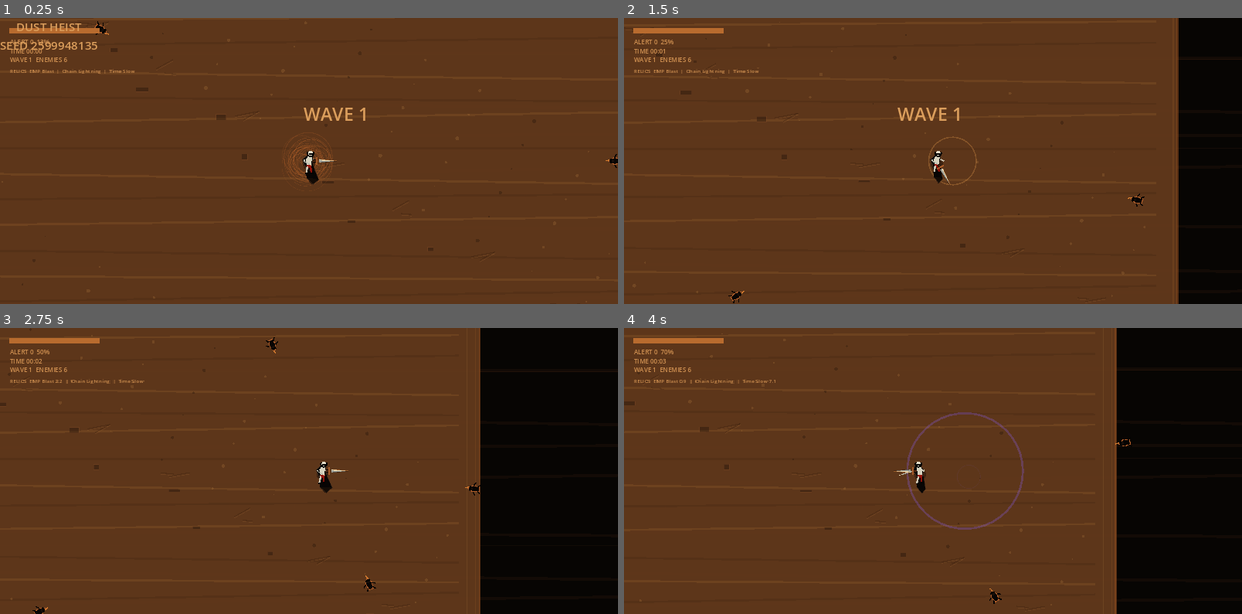
Above: before the commit, frames 1-4 (two rows, left to right).
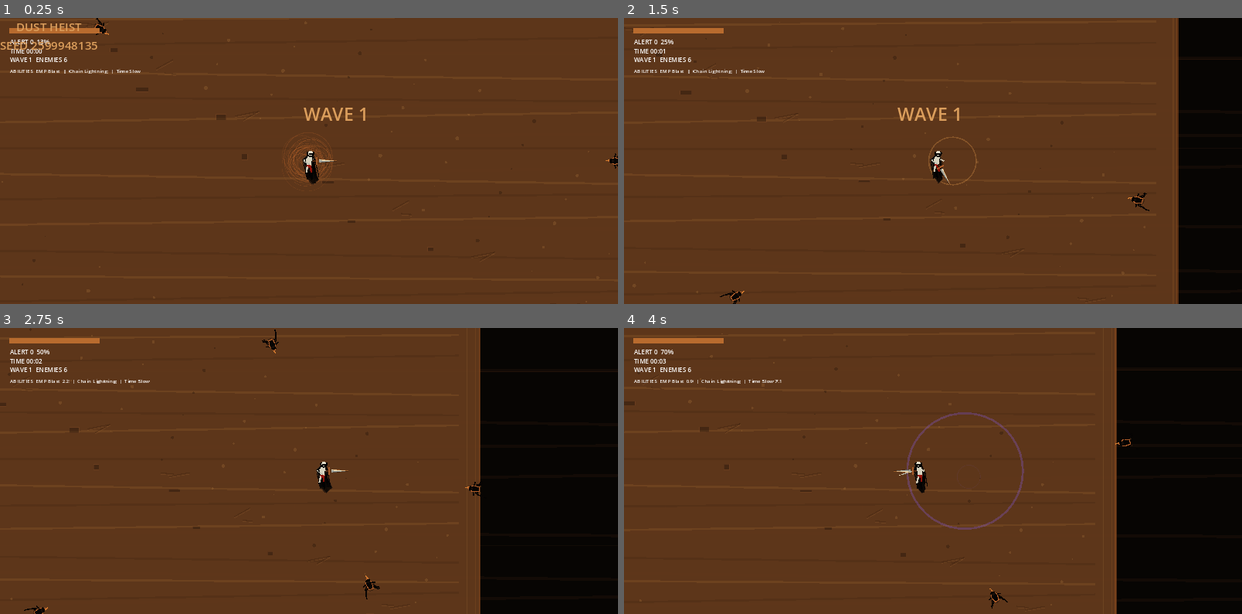
Above: after the commit, the same moments.

Repository: aimbotic/NeonHeist
Game: Godot game, scene res://scenes/Main.tscn
Same seed, same stepped clock (60 frames per second), same inputs: the game is played once before the commit and once after it.
Inputs (mouse positions are in pixels of both pictures, inside the frame that each line leads up to):
- Up to frame 1 (0.25 s): no input
- Up to frame 2 (1.5 s): tap Enter at 0.5 s; move the mouse to (1068, 146) at 0.52 s; hold Right (ui_right) 0.53-1.25 s; hold J (attack) 0.53-1.25 s; click (1068, 146) at 0.67 s; drag from (809, 175) to (902, 218) at 1.27 s
- Up to frame 3 (2.75 s): move the mouse to (370, 408) at 2.02 s; hold Right (ui_right) from 2.03 s (still down); tap 1 (program_1) at 2.1 s
- Up to frame 4 (4 s): release Right (ui_right) at 2.75 s; drag from (902, 528) to (747, 428) at 2.77 s; move the mouse to (1118, 513) at 3.52 s; hold Left (ui_left) from 3.53 s (still down); tap 3 (program_3) at 3.6 s

The runs differ from the first frame. In frame 1, 0.4% of the frame differs, in the area x 1-100%, y 0-58%; in frame 2, 0.4%; in frame 3, 0.5%, in the area x 1-78%, y 0-100%; in frame 4, 0.5%.

Commit message:
Refine arena characters and remove relics

Diff:
--- a/scripts/enemies/base_enemy.gd
+++ b/scripts/enemies/base_enemy.gd
@@ -14,6 +14,7 @@
 var slow_timer := 0.0
 var _hit_flash := 0.0
 var _damage_cooldown := 0.0
+var _walk_time := 0.0
 
 func setup(target_player, game_director, effects) -> void:
 	player = target_player
@@ -24,6 +25,8 @@
 	_hit_flash = max(0.0, _hit_flash - delta)
 	_damage_cooldown = max(0.0, _damage_cooldown - delta)
 	slow_timer = max(0.0, slow_timer - delta)
+	var movement_ratio: float = clampf(velocity.length() / maxf(speed, 1.0), 0.0, 1.0)
+	_walk_time += delta * lerpf(2.2, 11.0, movement_ratio)
 
 func take_damage(amount: float) -> void:
 	health -= amount
@@ -55,3 +58,29 @@
 	if _hit_flash > 0.0:
 		return Color.WHITE
 	return base
+
+func _draw_crawling_legs(facing: Vector2, side: Vector2, accent: Color, scale: float = 1.0, crawl_strength: float = 1.0) -> void:
+	var movement_ratio: float = clampf(velocity.length() / maxf(speed, 1.0), 0.0, 1.0) * crawl_strength
+	var gait: float = _walk_time * 1.35
+	draw_circle(-facing * 8.0 * scale, 22.0 * scale, Color(0.0, 0.0, 0.0, 0.24))
+
+	for i in range(4):
+		var side_sign: float = -1.0 if i % 2 == 0 else 1.0
+		var rear_row: float = 1.0 if i >= 2 else 0.0
+		var phase: float = gait + float(i % 2) * PI + rear_row * 1.45
+		var stride: float = sin(phase) * 10.0 * movement_ratio
+		var lift: float = maxf(0.0, cos(phase)) * 4.0 * movement_ratio
+		var hip: Vector2 = -facing * (4.0 + rear_row * 11.0) * scale + side * side_sign * (8.0 + rear_row * 4.0) * scale
+		var knee: Vector2 = hip - facing * (8.0 - stride * 0.35) * scale + side * side_sign * (9.0 + lift) * scale
+		var foot: Vector2 = hip - facing * (19.0 + stride) * scale + side * side_sign * (17.0 + rear_row * 3.0) * scale
+		var foot_tip: Vector2 = foot - facing * (6.0 + absf(stride) * 0.25) * scale
+
+		draw_line(hip, knee, Color(0.012, 0.009, 0.008, 1.0), 5.0 * scale)
+		draw_line(knee, foot, Color(0.035, 0.022, 0.016, 1.0), 5.0 * scale)
+		draw_line(foot, foot_tip, Color(0.01, 0.008, 0.007, 1.0), 4.0 * scale)
+		draw_circle(foot_tip, 2.8 * scale, Color(0.02, 0.012, 0.009, 1.0))
+
+	if movement_ratio > 0.08:
+		var dust_alpha: float = 0.12 + movement_ratio * 0.12
+		draw_circle(-facing * 25.0 * scale - side * 13.0 * scale, 4.0 * scale, Color(0.64, 0.39, 0.17, dust_alpha))
+		draw_circle(-facing * 28.0 * scale + side * 14.0 * scale, 3.0 * scale, Color(0.64, 0.39, 0.17, dust_alpha * 0.8))
--- a/scripts/enemies/drone.gd
+++ b/scripts/enemies/drone.gd
@@ -50,6 +50,7 @@
 		var pulse := _swarm_warning_time / 0.24
 		draw_circle(Vector2.ZERO, lerpf(38.0, 24.0, pulse), Color(0.72, 0.08, 0.04, 0.28 * pulse))
 		draw_arc(Vector2.ZERO, lerpf(44.0, 26.0, pulse), 0.0, TAU, 24, Color(0.82, 0.32, 0.1, 0.78 * pulse), 4.0)
+	_draw_crawling_legs(facing, side, color, 0.82, 1.15)
 
 	var coat := PackedVector2Array([
 		facing * 22.0,
@@ -62,8 +63,6 @@
 	draw_polyline(PackedVector2Array([coat[0], coat[1], coat[2], coat[3], coat[4], coat[0]]), color, 3.0)
 	draw_circle(facing * 11.0, 7.0, Color(0.09, 0.055, 0.035, 1.0))
 	draw_line(facing * 12.0 - side * 8.0, facing * 14.0 + side * 8.0, Color(0.0, 0.0, 0.0, 0.95), 5.0)
-	draw_line(-side * 8.0 - facing * 12.0, -side * 15.0 - facing * 22.0, Color(0.012, 0.009, 0.008, 1.0), 4.0)
-	draw_line(side * 8.0 - facing * 12.0, side * 15.0 - facing * 22.0, Color(0.012, 0.009, 0.008, 1.0), 4.0)
-	draw_line(-side * 11.0 + facing * 2.0, -side * 22.0 - facing * 5.0, Color(0.035, 0.022, 0.016, 1.0), 4.0)
-	draw_line(side * 11.0 + facing * 2.0, side * 22.0 - facing * 5.0, Color(0.035, 0.022, 0.016, 1.0), 4.0)
+	draw_line(-side * 11.0 + facing * 2.0, -side * 23.0 - facing * 2.0, Color(0.035, 0.022, 0.016, 1.0), 4.0)
+	draw_line(side * 11.0 + facing * 2.0, side * 23.0 - facing * 2.0, Color(0.035, 0.022, 0.016, 1.0), 4.0)
 	draw_line(facing * 18.0 - side * 4.0, facing * 31.0, Color(0.82, 0.48, 0.18), 3.0)
--- a/scripts/enemies/hunter.gd
+++ b/scripts/enemies/hunter.gd
@@ -70,6 +70,7 @@
 		draw_line(Vector2.ZERO, _lunge_direction * 54.0, Color(0.86, 0.42, 0.16, 0.95), 4.0)
 	elif _lunge_timer > 0.0:
 		draw_line(-_lunge_direction * 34.0, -_lunge_direction * 58.0, Color(0.62, 0.34, 0.16, 0.65), 7.0)
+	_draw_crawling_legs(facing, side, color, 1.0, 1.25)
 
 	var cloak := PackedVector2Array([
 		facing * 25.0,
@@ -90,10 +91,8 @@
 
 	draw_colored_polygon(cloak, Color(0.018, 0.012, 0.01, 0.98))
 	draw_polyline(PackedVector2Array([cloak[0], cloak[1], cloak[2], cloak[3], cloak[4], cloak[0]]), color, 4.0)
-	draw_line(-side * 7.0 - facing * 13.0, -side * 17.0 - facing * 28.0, Color(0.01, 0.008, 0.007, 1.0), 5.0)
-	draw_line(side * 7.0 - facing * 13.0, side * 17.0 - facing * 28.0, Color(0.01, 0.008, 0.007, 1.0), 5.0)
-	draw_line(-side * 14.0 + facing * 2.0, -side * 30.0 - facing * 9.0, Color(0.03, 0.018, 0.014, 1.0), 5.0)
-	draw_line(side * 13.0 + facing * 2.0, side * 29.0 - facing * 10.0, Color(0.03, 0.018, 0.014, 1.0), 5.0)
+	draw_line(-side * 14.0 + facing * 2.0, -side * 29.0 - facing * 3.0, Color(0.03, 0.018, 0.014, 1.0), 5.0)
+	draw_line(side * 13.0 + facing * 2.0, side * 28.0 - facing * 3.0, Color(0.03, 0.018, 0.014, 1.0), 5.0)
 	draw_circle(facing * 10.0, 8.0, Color(0.12, 0.07, 0.045, 1.0))
 	draw_colored_polygon(brim, Color(0.008, 0.006, 0.005, 1.0))
 	draw_line(facing * 8.0 - side * 9.0, facing * 10.0 + side * 9.0, Color(0.72, 0.18, 0.08, 0.85), 3.0)
--- a/scripts/enemies/turret.gd
+++ b/scripts/enemies/turret.gd
@@ -58,14 +58,13 @@
 		-side * 13.0 - facing * 22.0,
 		-side * 17.0 + facing * 2.0,
 	])
+	_draw_crawling_legs(facing, side, color, 0.9, 0.0)
 	draw_colored_polygon(poncho, Color(0.028, 0.018, 0.014, 0.98))
 	draw_polyline(PackedVector2Array([poncho[0], poncho[1], poncho[2], poncho[3], poncho[4], poncho[0]]), color, 4.0)
 	draw_circle(facing * 8.0, 8.0, Color(0.08, 0.045, 0.03, 1.0))
 	draw_line(facing * 8.0 - side * 18.0, facing * 10.0 + side * 18.0, Color(0.012, 0.009, 0.008, 1.0), 7.0)
-	draw_line(-side * 8.0 - facing * 13.0, -side * 15.0 - facing * 27.0, Color(0.012, 0.009, 0.008, 1.0), 5.0)
-	draw_line(side * 8.0 - facing * 13.0, side * 15.0 - facing * 27.0, Color(0.012, 0.009, 0.008, 1.0), 5.0)
-	draw_line(-side * 13.0 + facing * 1.0, -side * 30.0 + facing * 12.0, Color(0.035, 0.022, 0.016, 1.0), 5.0)
-	draw_line(side * 12.0 + facing * 1.0, side * 29.0 + facing * 9.0, Color(0.035, 0.022, 0.016, 1.0), 5.0)
+	draw_line(-side * 13.0 + facing * 1.0, -side * 28.0 + facing * 7.0, Color(0.035, 0.022, 0.016, 1.0), 5.0)
+	draw_line(side * 12.0 + facing * 1.0, side * 27.0 + facing * 7.0, Color(0.035, 0.022, 0.016, 1.0), 5.0)
 	draw_line(facing * 15.0, facing * 52.0, Color(0.86, 0.52, 0.22), 6.0)
 	draw_line(facing * 20.0, facing * 58.0, Color(0.16, 0.09, 0.04), 2.0)
 
--- a/scripts/game/main.gd
+++ b/scripts/game/main.gd
@@ -207,7 +207,6 @@
 	if wave_in_progress and enemies.is_empty():
 		wave_in_progress = false
 		wave_break_timer = 1.15
-		program_system.award_random_program()
 		director.add_heat(-0.35)
 
 	if not wave_in_progress and wave_break_timer > 0.0:
--- a/scripts/player/player.gd
+++ b/scripts/player/player.gd
@@ -126,6 +126,8 @@
 	var origin: Vector2 = Vector2(0.0, idle_bob)
 	var cape_sway: float = sin(_anim_time * 2.8) * 8.0 + sin(_anim_time * 5.1) * 2.5
 	var cape_lift: float = sin(_anim_time * 1.7) * 3.0
+	var hair_sway: float = sin(_anim_time * 3.0 + 0.7) * 7.0 + sin(_anim_time * 5.4) * 2.0
+	var hair_lift: float = sin(_anim_time * 2.1 + 1.2) * 2.0
 	var look: Vector2 = facing * 5.0
 	var head: Vector2 = origin + Vector2(0.0, -25.0) + look
 	var chest: Vector2 = origin + Vector2(0.0, -5.0)
@@ -171,11 +173,35 @@
 		cape[5],
 		cape[5] + side * 7.0 + facing * 9.0,
 	])
+	var hair_mass := PackedVector2Array([
+		head + Vector2(-9.0, -4.0),
+		head + Vector2(7.0, -5.0),
+		chest + Vector2(13.0 + hair_sway * 0.25, -3.0 + hair_lift),
+		hips + Vector2(18.0 + hair_sway * 0.75, 21.0 + hair_lift),
+		hips + Vector2(4.0 + hair_sway * 0.45, 46.0),
+		chest + Vector2(-15.0 + hair_sway * 0.18, 14.0),
+	])
 
 	draw_circle(origin + Vector2(0.0, 10.0), 20.0, Color(0.0, 0.0, 0.0, 0.35))
 	draw_colored_polygon(cape, Color(0.018, 0.014, 0.012, 0.96))
 	draw_colored_polygon(cape_torn_edge, Color(0.09, 0.052, 0.028, 0.82))
 	draw_polyline(PackedVector2Array([cape[0], cape[1], cape[2], cape[3], cape[4], cape[5]]), Color(0.24, 0.15, 0.09, 0.82), 2.0)
+	draw_colored_polygon(hair_mass, Color(0.012, 0.01, 0.009, 0.98))
+	draw_polyline(PackedVector2Array([
+		head + Vector2(-8.0, 1.0),
+		chest + Vector2(-18.0 + hair_sway * 0.2, 10.0),
+		hips + Vector2(-8.0 + hair_sway * 0.34, 42.0),
+	]), Color(0.04, 0.026, 0.018, 0.92), 4.0)
+	draw_polyline(PackedVector2Array([
+		head + Vector2(1.0, 0.0),
+		chest + Vector2(5.0 + hair_sway * 0.42, 16.0 + hair_lift),
+		hips + Vector2(12.0 + hair_sway * 0.78, 54.0),
+	]), Color(0.055, 0.035, 0.022, 0.86), 5.0)
+	draw_polyline(PackedVector2Array([
+		head + Vector2(7.0, 1.0),
+		chest + Vector2(16.0 + hair_sway * 0.55, 7.0 + hair_lift),
+		hips + Vector2(23.0 + hair_sway, 34.0),
+	]), Color(0.032, 0.022, 0.016, 0.9), 3.0)
 	draw_colored_polygon(cloak, Color(0.028, 0.023, 0.02, 0.98))
 	draw_polyline(PackedVector2Array([cloak[0], cloak[1], cloak[2], cloak[3], cloak[4], cloak[5], cloak[0]]), Color(0.26, 0.18, 0.12, 0.85), 2.0)
 	draw_line(chest + Vector2(-15.0, 0.0), left_hand, Color(0.82, 0.8, 0.72, 0.96), 5.0)
--- a/scripts/ui/hud.gd
+++ b/scripts/ui/hud.gd
@@ -101,7 +101,7 @@
 	label.position = position
 	label.size = Vector2(560, 24)
 	label.add_theme_font_size_override("font_size", font_size)
-	label.add_theme_color_override("font_color", Color(0.82, 0.57, 0.32))
+	label.add_theme_color_override("font_color", Color.WHITE)
 	label.mouse_filter = Control.MOUSE_FILTER_IGNORE
 	_root.add_child(label)
 
@@ -112,7 +112,7 @@
 		if program["cooldown"] > 0.0:
 			label += " %.1f" % program["cooldown"]
 		parts.append(label)
-	var text := "RELICS  "
+	var text := "ABILITIES  "
 	for i in range(parts.size()):
 		if i > 0:
 			text += "  |  "
